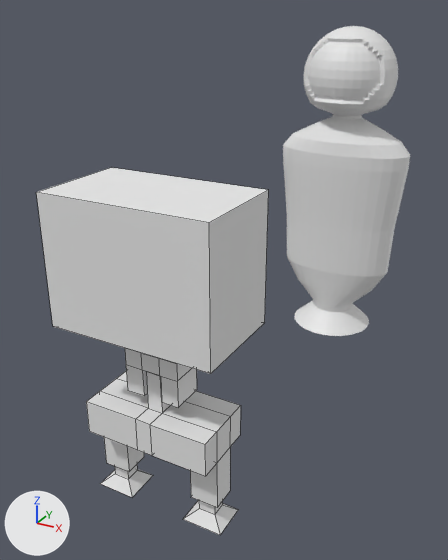
The Blender file ExternalAssets/NewBody.blend, before and after one commit.
Both versions are drawn from a camera (50 mm lens) standing at (4.39, -6.15, 7.21) and looking at (-0.69, 3.07, 2.6). Arrows for +X, +Y and +Z are at lower left; the lights stay in place. Mesh edges are drawn as thin lines on the coarser meshes.

The first picture shows 'Cube', 'PlayerModel'.
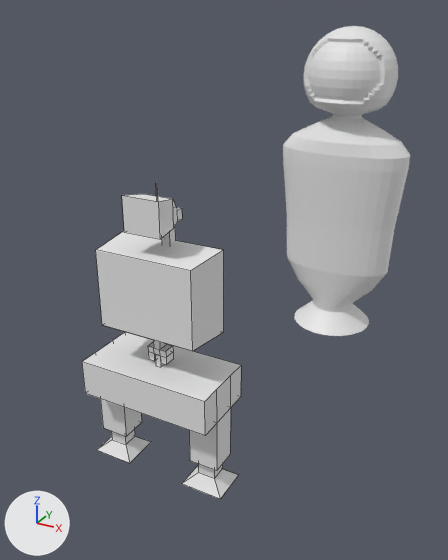
Commit message: More work on the new player body model

Where the change shows, as pixel boxes [x1, y1, x2, y2] in the pictures (448 x 560 px; the box of a moved part takes in the faces that stretch with it):
'Cube', reshaped (31% narrower, 14% shorter)
    before: [36, 167, 268, 535]
    after: [82, 182, 241, 499]
part 1 of me_cube, added
    after: [155, 354, 163, 366]
part 2 of me_cube, moved or reshaped
    before: [183, 500, 238, 535]
    after: [182, 464, 238, 499]
part 3 of me_cube, moved or reshaped
    before: [100, 465, 153, 497]
    after: [97, 429, 151, 463]
part 4 of me_cube, rebuilt
    before: [86, 371, 241, 508]
    after: [82, 332, 241, 471]
part 5 of me_cube, added
    after: [96, 231, 224, 365]
part 6 of me_cube, added
    after: [122, 194, 182, 239]
part 7 of me_cube, cut back
    before: [36, 167, 268, 407]
    after: [162, 227, 176, 244]

What the commit changed:
me_cube is used by ob_cube; location (0.0, 0.0, 0.5); scale (50.0, 50.0, 50.0).
me_cube had 108 vertices, 98 faces and spanned x -0.0246..0.0246, y -0.0147..0.0147, z -0.0049..0.0926.
me_cube now has 140 vertices, 122 faces and spans x -0.0219..0.0219, y -0.01..0.01, z 0.0085..0.0962.
me_cube part 1: a new loose piece, a box spanning x -0.0008..0.0008, y -0.0014..0.0014, z 0.0427..0.0465, in mat_material (white #e7e7e7).
me_cube part 2: the loose piece of 12 vertices spanning x 0.0093..0.0219, y -0.0057..0.0057, z -0.0049..0.0158 is moved by (0.0, 0.0, 0.0134).
me_cube part 3: the loose piece of 12 vertices spanning x -0.0219..-0.0093, y -0.0057..0.0057, z -0.0049..0.0158 is moved by (0.0, 0.0, 0.0134).
me_cube part 4: the loose piece of 48 vertices spanning x -0.02..0.02, y -0.01..0.01, z 0.003..0.0418 is rebuilt with 28 vertices and now spans x -0.02..0.02, y -0.01..0.01, z 0.0164..0.043.
me_cube part 5: a new loose piece of 36 vertices spanning x -0.0158..0.0158, y -0.0064..0.0076, z 0.0444..0.0773, in mat_material (white #e7e7e7).
me_cube part 6: a new loose piece of 24 vertices spanning x -0.0054..0.0054, y -0.0055..0.0071, z 0.0826..0.0921, in mat_material (white #e7e7e7).
Part 7, on me_cube:
36 vertices are removed from x -0.0246..0.0246, y -0.0147..0.0147, z 0.0341..0.0926.
34 faces are deleted.
6 vertices are added at (-0.0013, 0.0048, 0.0747), (-0.0013, 0.0048, 0.086), (-0.0013, 0.0074, 0.0747), (-0.0013, 0.0074, 0.086), (-0.0013, 0.0048, 0.0846), (-0.0013, 0.0074, 0.0846).
6 new vertices lie (0.0026, 0.0, 0.0) away from vertices in x -0.0013, y 0.0048..0.0074, z 0.0747..0.086.
10 new faces join them.
